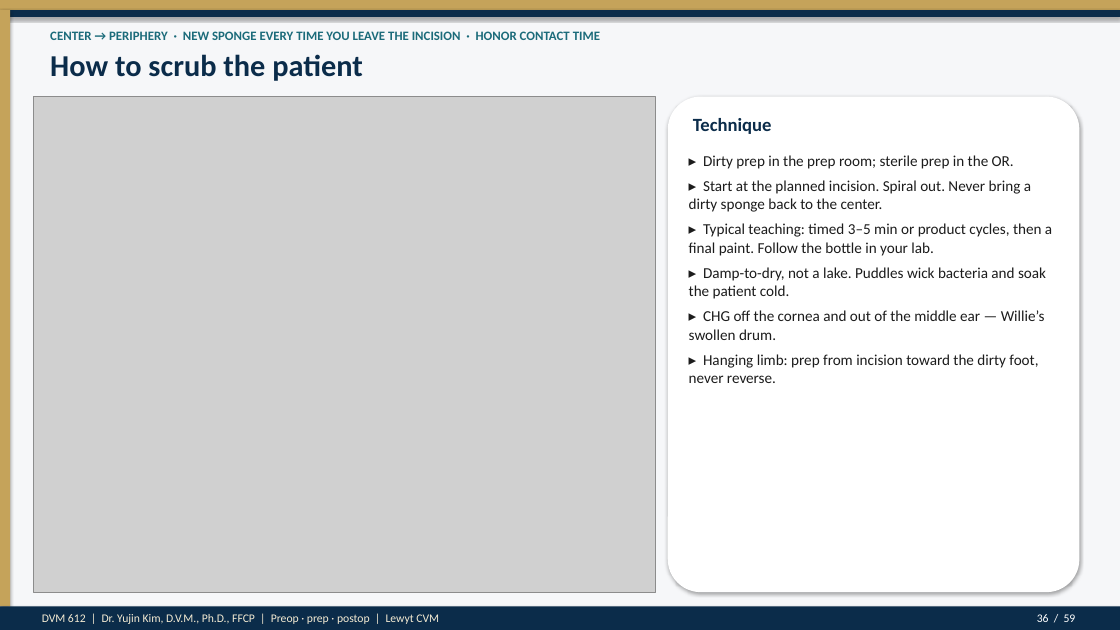
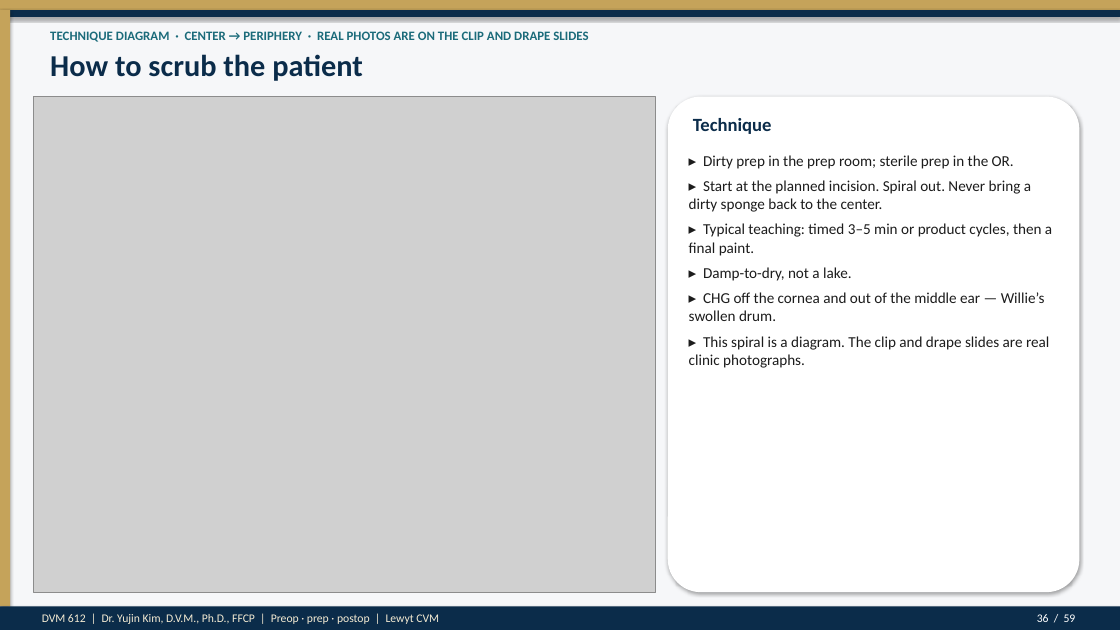
Before and after one commit to drkimvet/happycare, a slide deck: slide 36 of lectures/DVM-612_Week4_Preop_PatientPrep_Postop.pptx. Drawn at 1120x630 pixels with LibreOffice and Linux fonts; fonts in the diff are those of the drawing; grey boxes stand for pictures. Boxes give left, top, right and bottom in pixels: in the first picture for what was removed or moved away, otherwise in the second. Text is boxed around its words. In the diff, an @@ line names an element or a change of style, - is before the commit and + after.

```diff
--- a/lectures/DVM-612_Week4_Preop_PatientPrep_Postop.pptx
+++ b/lectures/DVM-612_Week4_Preop_PatientPrep_Postop.pptx
@@ text at (x1=50, y1=31, x2=588, y2=42): text changed @@
-CENTER → PERIPHERY · NEW SPONGE EVERY TIME YOU LEAVE THE INCISION · HONOR CONTACT TIME
+TECHNIQUE DIAGRAM · CENTER → PERIPHERY · REAL PHOTOS ARE ON THE CLIP AND DRAPE SLIDES
@@ text at (x1=689, y1=223, x2=1052, y2=281): text changed @@
-▸ Typical teaching: timed 3–5 min or product cycles, then a final paint. Follow the bottle in your lab.
-▸ Damp-to-dry, not a lake. Puddles wick bacteria and soak the patient cold.
+▸ Typical teaching: timed 3–5 min or product cycles, then a final paint.
+▸ Damp-to-dry, not a lake.
@@ text at (x1=689, y1=336, x2=1049, y2=368): text changed @@
-▸ Hanging limb: prep from incision toward the dirty foot, never reverse.
+▸ This spiral is a diagram. The clip and drape slides are real clinic photographs.
```
Also in this commit, not shown: 7 other slides changed, 16 other files.
